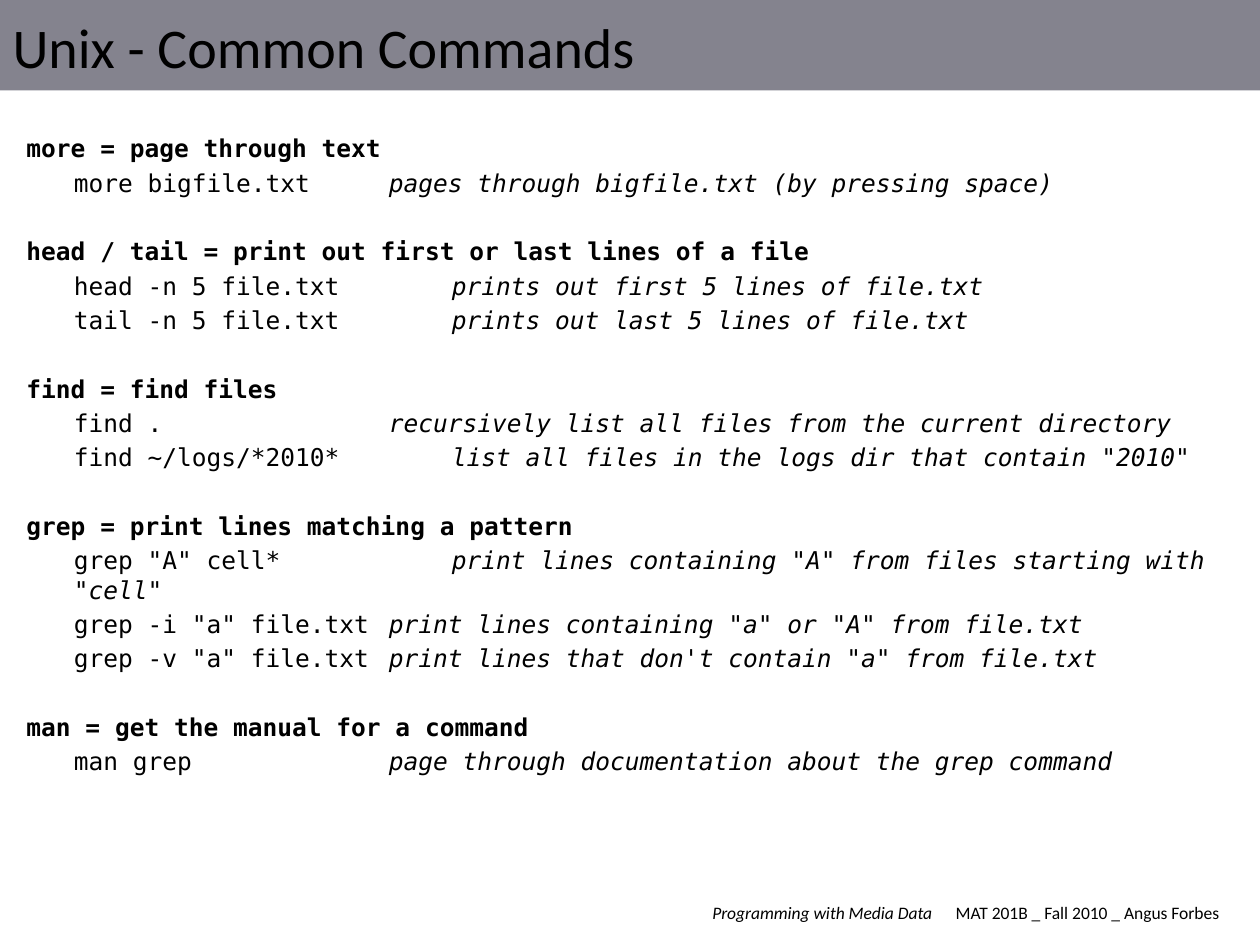
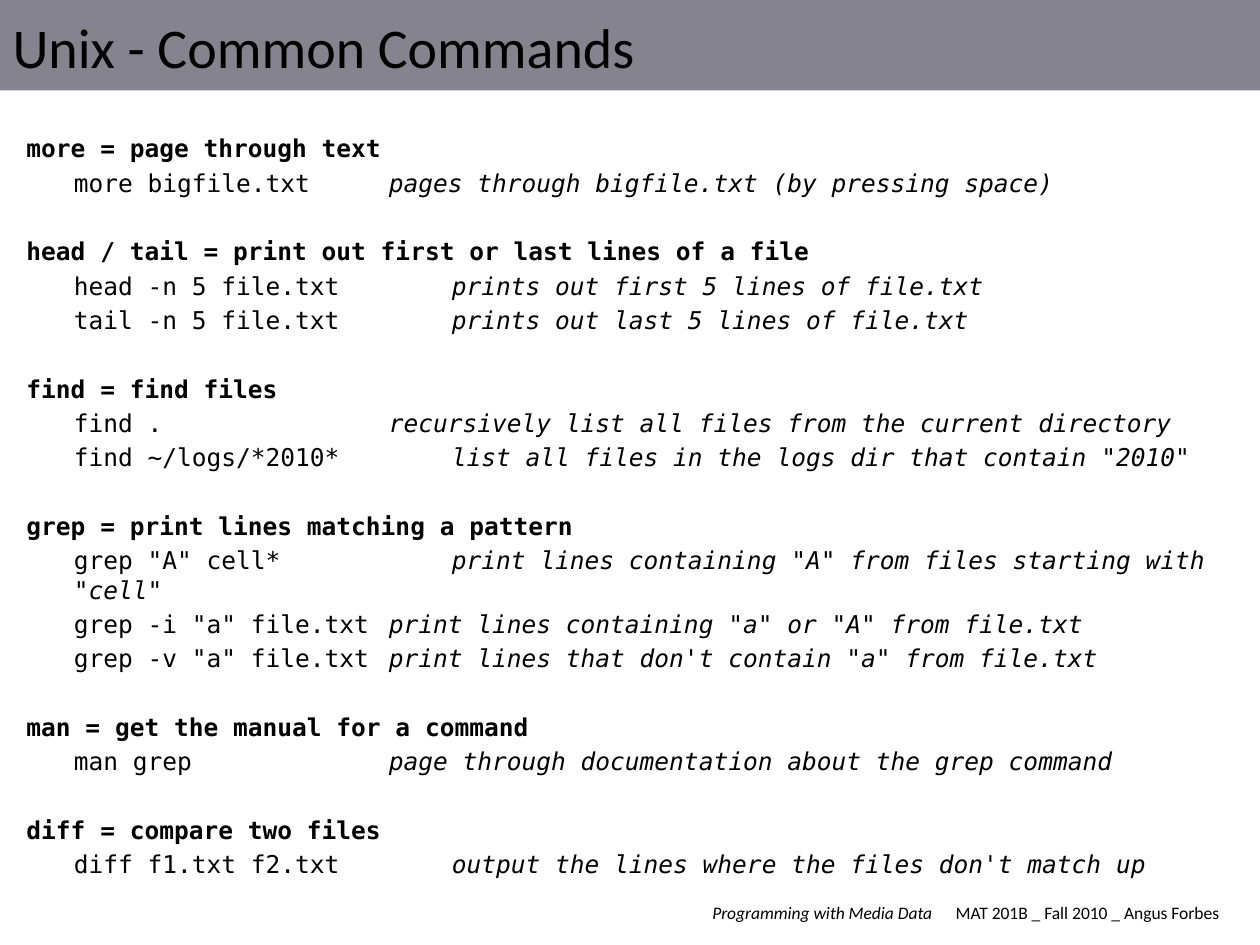
Before and after one commit to angusforbes/mat201b, a slide deck: slide 4 of slides/week1_tues.pptx (slide 7 before the commit). Drawn at 1260x945 pixels with LibreOffice and Linux fonts; fonts in the diff are those of the drawing. Boxes give left, top, right and bottom in pixels: in the first picture for what was removed or moved away, otherwise in the second. Text is boxed around its words. In the diff, an @@ line names an element or a change of style, - is before the commit and + after.

```diff
--- a/slides/week1_tues.pptx
+++ b/slides/week1_tues.pptx
@@ text at (26,819,1146,878): paragraphs added @@
+diff = compare two files
+diff f1.txt f2.txt output the lines where the files don't match up
```
Also in this commit, not shown: 1 other slide changed, 4 slides added, 12 slides removed, 5 other files.
